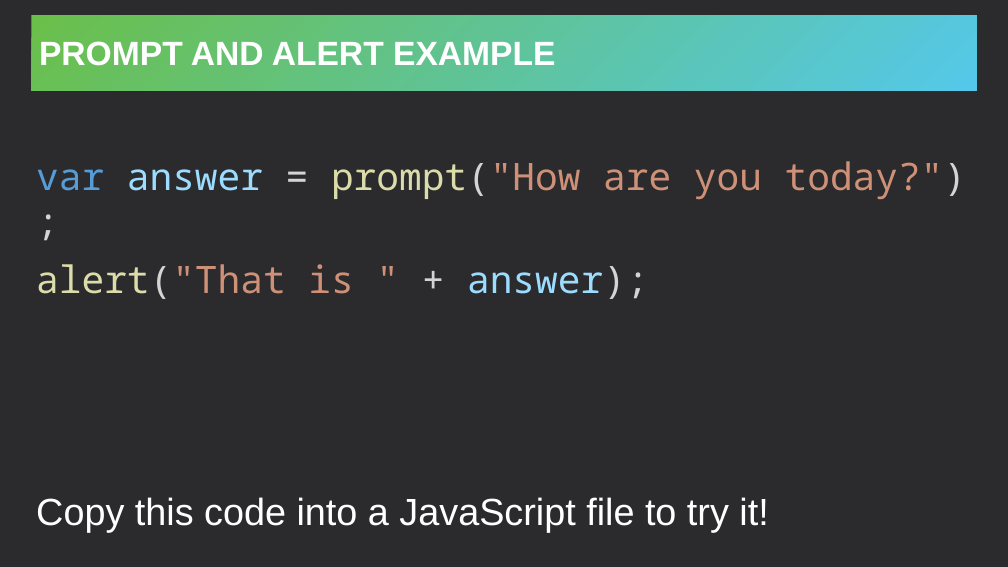
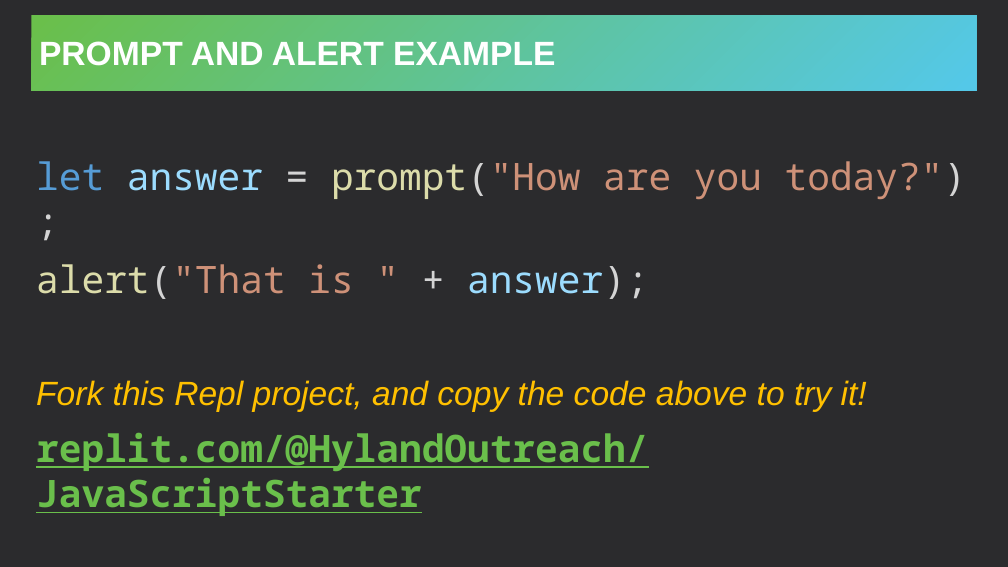
Before and after one commit to hytechclub/web-102, a slide deck: slide 10 of Week02/JavaScriptVariables.pptx. Drawn at 1008x567 pixels with LibreOffice and Linux fonts; fonts in the diff are those of the drawing. Boxes give left, top, right and bottom in pixels: in the first picture for what was removed or moved away, otherwise in the second. Text is boxed around its words. In the diff, an @@ line names an element or a change of style, - is before the commit and + after.

```diff
--- a/Week02/JavaScriptVariables.pptx
+++ b/Week02/JavaScriptVariables.pptx
@@ text at [36, 161, 966, 199]: text changed @@
-var answer = prompt("How are you today?");
+let answer = prompt("How are you today?");
@@ text at [36, 380, 867, 516]: text changed; size 36 to 32 pt; text colour #FFFFFF to #FFC000; italic on @@
-Copy this code into a JavaScript file to try it!
+Fork this Repl project, and copy the code above to try it!
+replit.com/@HylandOutreach/JavaScriptStarter
```
Also in this commit, not shown: 5 other slides changed, 1 slide added, 1 slide removed, 9 other files.
